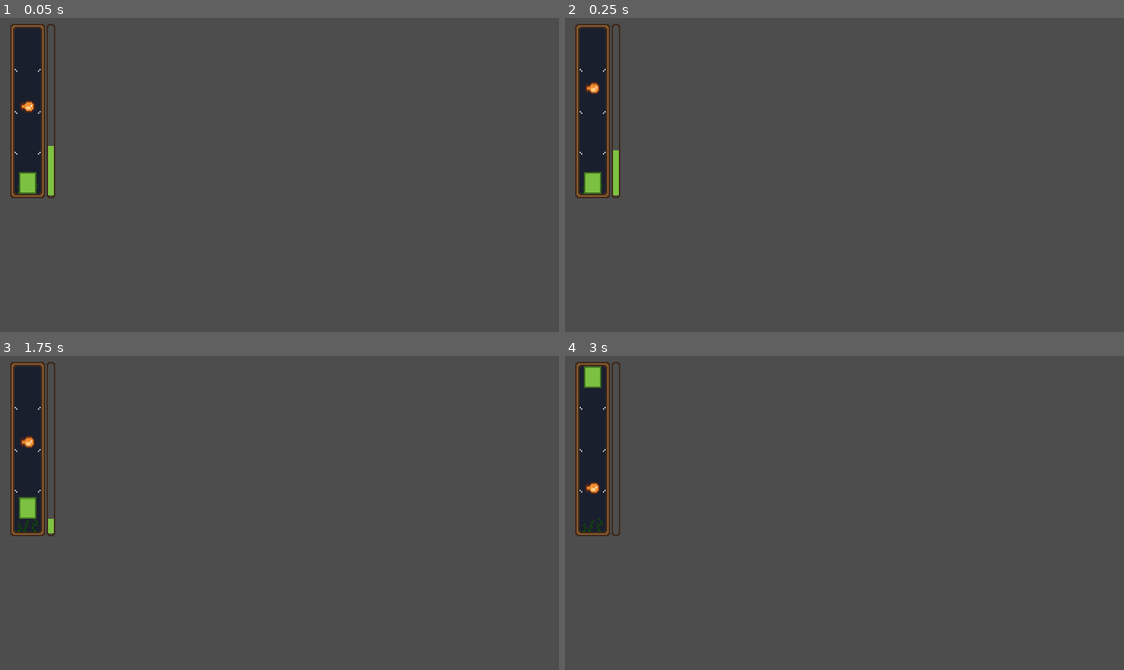
Above: before the commit, frames 1-4 (two rows, left to right).
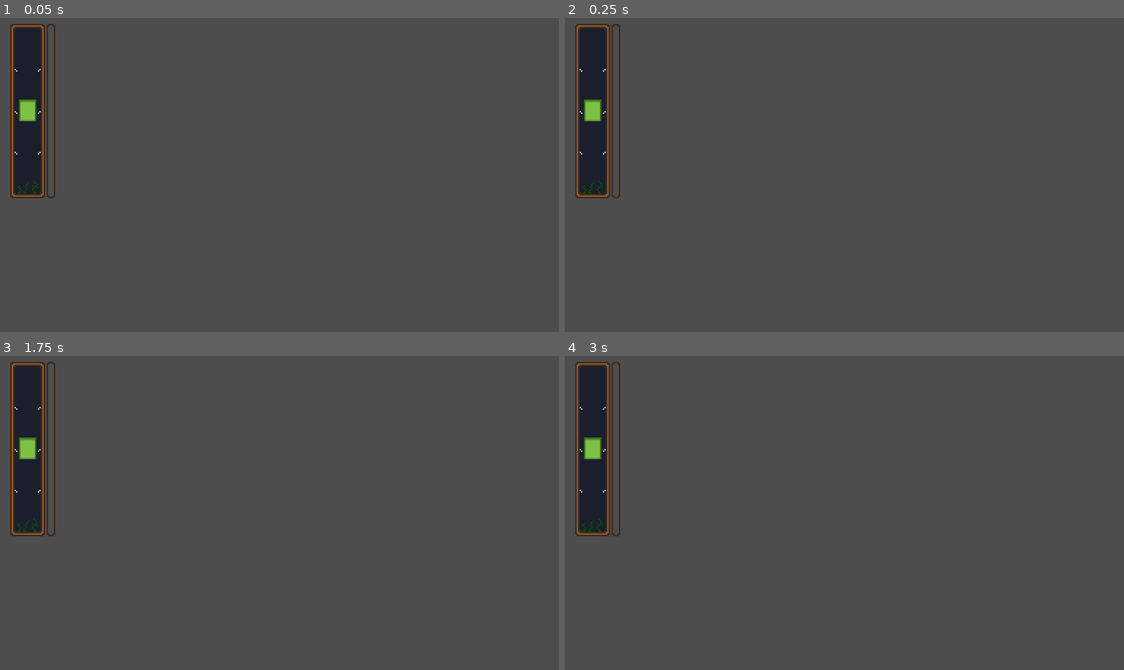
Above: after the commit, the same moments.

Repository: JuanPablo-29/Hoos-Fishing
Game: Godot game, scene res://scenes/FishingMinigame.tscn
Same seed, same stepped clock (60 frames per second), same inputs: the game is played once before the commit and once after it. This scene is started directly instead of the project's main scene.
Inputs (mouse positions are in pixels of both pictures, inside the frame that each line leads up to):
- Up to frame 1 (0.05 s): no input
- Up to frame 2 (0.25 s): no input
- Up to frame 3 (1.75 s): tap Enter (ui_accept) at 0.5, 1.52, 1.55 s; move the mouse to (402, 497) at 0.52 s; hold Right (move_right) 0.53-1.28 s; hold Enter (ui_accept) 0.53-1.28 s; click (402, 497) at 0.67 s; move the mouse to (167, 528) at 1.27 s; hold Down (move_down) from 1.28 s (still down); tap 1 (hotbar_0) at 1.35 s; click (167, 528) at 1.42 s
- Up to frame 4 (3 s): tap Enter (ui_accept) at 1.82 s; move the mouse to (900, 443) at 2.02 s; release Down (move_down) at 2.03 s; hold Right (move_right) 2.03-2.78 s; hold Enter (ui_accept) 2.03-2.78 s; tap 2 (hotbar_1) at 2.1 s; click (900, 443) at 2.17 s; move the mouse to (816, 575) at 2.77 s; hold Up (move_up) from 2.78 s (still down); tap 3 (hotbar_2) at 2.85 s; click (816, 575) at 2.92 s

The runs differ from the first frame. In frame 1, 0.6% of the frame differs, in the area x 3-10%, y 25-57%; in frame 2, 0.7%, in the area x 3-10%, y 20-57%; in frame 3, 0.5%; in frame 4, 0.5%.

Commit message:
Revert "Fishing minigame is functional"

Diff:
--- a/scenes/FishingMinigame.tscn
+++ b/scenes/FishingMinigame.tscn
@@ -1,14 +1,11 @@
 [gd_scene format=3 uid="uid://c6tgomewlik48"]
 
 [ext_resource type="Texture2D" uid="uid://c667s8yy1noap" path="res://assets/FishingBar/Fishing Bar.png" id="1_4gum4"]
-[ext_resource type="Script" uid="uid://ivh20ctdxqef" path="res://scripts/fishing_minigame.gd" id="1_duajh"]
 [ext_resource type="Texture2D" uid="uid://dpg03fakusm8x" path="res://assets/FishingBar/Green Block.png" id="2_74ar8"]
 [ext_resource type="Texture2D" uid="uid://bh02r50dwbwbj" path="res://assets/FishingBar/Progress Bar.png" id="3_duajh"]
-[ext_resource type="Texture2D" uid="uid://b5yhpl7se4g7d" path="res://assets/FishingBar/fish_sideways.png" id="4_74ar8"]
 
 [node name="FishingMinigame" type="Node2D" unique_id=2066441993]
 position = Vector2(19, 64)
-script = ExtResource("1_duajh")
 
 [node name="FishingFrame" type="Sprite2D" parent="." unique_id=1111889211]
 texture = ExtResource("1_4gum4")
@@ -19,6 +16,3 @@
 [node name="ProgressMeter" type="Sprite2D" parent="." unique_id=1602248457]
 position = Vector2(16, 0)
 texture = ExtResource("3_duajh")
-
-[node name="MovingFish" type="Sprite2D" parent="." unique_id=1156823450]
-texture = ExtResource("4_74ar8")
--- a/scenes/ShopKeeper.tscn
+++ b/scenes/ShopKeeper.tscn
@@ -1,6 +1,3 @@
-[gd_scene format=3 uid="uid://dojvxwmq2buxl"]
-
-[ext_resource type="Script" path="res://scripts/shop_keeper.gd" id="1_73s61"]
 [gd_scene format=3 uid="uid://dsr627scg5q3y"]
 
 [ext_resource type="Script" uid="uid://hx7503fk6avr" path="res://scripts/shop_keeper.gd" id="1_73s61"]
--- a/scenes/ShopUI.tscn
+++ b/scenes/ShopUI.tscn
@@ -1,4 +1,3 @@
-[gd_scene format=3 uid="uid://dnklr4j5vpdsk"]
 [gd_scene format=3 uid="uid://dcpkigr4inxgj"]
 
 [sub_resource type="StyleBoxEmpty" id="StyleBoxEmpty_qq7pr"]
--- a/scenes/WalletUI.tscn
+++ b/scenes/WalletUI.tscn
@@ -1,4 +1,3 @@
-[gd_scene format=3 uid="uid://b71qvrf85ucia"]
 [gd_scene format=3 uid="uid://cv42xyisv2ej"]
 
 [node name="WalletUi" type="Control" unique_id=522628951]
--- a/scripts/fishing_minigame.gd
+++ /dev/null
@@ -1,173 +0,0 @@
-extends Node2D
-## Attach to the root "FishingMinigame" node.
-## Expected children (Sprite2D): FishingFrame, CatchZone, ProgressMeter, MovingFish
-##
-## Hold left mouse / Space / Enter (or a "reel" action if you add one) to lift the catch zone.
-
-signal finished(success: bool)
-
-@export var auto_start := true            # handy for testing with F6; turn off when called from your game
-@export_range(0.0, 1.0) var difficulty := 0.5
-
-# --- Where the playable track is inside Fishing Bar.png (24x120 image) ---
-@export var track_inset_top := 3.0        # navy area starts 3px below the top of the sprite
-@export var track_height := 114.0         # navy area is 114px tall
-
-# --- Where the empty slot is inside Progress Bar.png (6x120 image) ---
-@export var meter_inset := Vector2(1, 2)
-@export var meter_size := Vector2(4, 116)
-@export var meter_color := Color(0.49, 0.76, 0.25)
-
-# --- Catch zone physics (tuned for a ~114px track) ---
-@export var gravity := 200.0
-@export var lift := 400.0
-@export var max_speed := 130.0
-@export var bounce_factor := 0.3
-
-# --- Catch progress ---
-@export var catch_gain := 0.25            # per second while the fish is in the zone
-@export var catch_loss := 0.12            # per second while it isn't
-@export var start_progress := 0.3
-
-@onready var frame: Sprite2D = $FishingFrame
-@onready var catch_zone: Sprite2D = $CatchZone
-@onready var meter: Sprite2D = $ProgressMeter
-@onready var fish: Sprite2D = $MovingFish
-
-var active := false
-var progress := 0.0
-
-# All of these are measured from the top of the track (0 = top, track_height = bottom)
-var zone_y := 0.0      # top edge of the catch zone
-var zone_vel := 0.0    # positive = moving down
-var fish_y := 0.0      # center of the fish
-var fish_target := 0.0
-var retarget_timer := 0.0
-
-var track_top := 0.0   # y position of the track top, in this node's local space
-var zone_h := 15.0
-var fish_h := 8.0
-var fish_speed := 60.0
-var fish_jump := 50.0
-var retarget_min := 0.4
-var retarget_max := 1.2
-
-
-func _ready() -> void:
-	if auto_start:
-		start(difficulty)
-
-
-## Call this when the player hooks a fish. difficulty: 0.0 (easy) to 1.0 (hard)
-func start(diff: float = 0.5) -> void:
-	fish_speed = lerpf(35.0, 90.0, diff)
-	fish_jump = lerpf(35.0, 75.0, diff)
-	retarget_max = lerpf(1.6, 0.7, diff)
-
-	zone_h = catch_zone.texture.get_height() * catch_zone.scale.y
-	fish_h = fish.texture.get_height() * fish.scale.y
-	track_top = _top_left(frame).y + track_inset_top
-
-	progress = start_progress
-	zone_y = track_height - zone_h
-	zone_vel = 0.0
-	fish_y = track_height * 0.5
-	fish_target = fish_y
-	retarget_timer = 0.0
-	active = true
-	_apply_positions()
-
-
-func _process(delta: float) -> void:
-	if not active:
-		return
-	_update_zone(delta)
-	_update_fish(delta)
-	_update_progress(delta)
-	_apply_positions()
-
-
-func _is_reeling() -> bool:
-	if InputMap.has_action("reel") and Input.is_action_pressed("reel"):
-		return true
-	return Input.is_mouse_button_pressed(MOUSE_BUTTON_LEFT) or Input.is_action_pressed("ui_accept")
-
-
-func _update_zone(delta: float) -> void:
-	if _is_reeling():
-		zone_vel -= lift * delta
-	else:
-		zone_vel += gravity * delta
-	zone_vel = clampf(zone_vel, -max_speed, max_speed)
-	zone_y += zone_vel * delta
-
-	if zone_y < 0.0:                       # ceiling: stop
-		zone_y = 0.0
-		zone_vel = 0.0
-	var max_y := track_height - zone_h
-	if zone_y > max_y:                     # floor: small bounce
-		zone_y = max_y
-		zone_vel = -zone_vel * bounce_factor if absf(zone_vel) > 30.0 else 0.0
-
-
-func _update_fish(delta: float) -> void:
-	retarget_timer -= delta
-	if retarget_timer <= 0.0:
-		retarget_timer = randf_range(retarget_min, retarget_max)
-		fish_target = clampf(
-			fish_y + randf_range(-fish_jump, fish_jump),
-			fish_h * 0.5,
-			track_height - fish_h * 0.5
-		)
-	fish_y = move_toward(fish_y, fish_target, fish_speed * delta)
-
-
-func _update_progress(delta: float) -> void:
-	# Count it as "in the zone" if the fish overlaps the zone at all
-	var fish_in_zone := (fish_y + fish_h * 0.5 >= zone_y) and (fish_y - fish_h * 0.5 <= zone_y + zone_h)
-	progress += (catch_gain if fish_in_zone else -catch_loss) * delta
-	progress = clampf(progress, 0.0, 1.0)
-
-	if progress >= 1.0:
-		_finish(true)
-	elif progress <= 0.0:
-		_finish(false)
-
-
-func _finish(success: bool) -> void:
-	active = false
-	print("Caught it!" if success else "It got away...")
-	finished.emit(success)
-
-
-func _apply_positions() -> void:
-	_set_center_y(catch_zone, track_top + zone_y + zone_h * 0.5)
-	_set_center_y(fish, track_top + fish_y)
-	queue_redraw()
-
-
-# Draws the progress fill. This node draws BEFORE its children, so the fill
-# shows through the transparent slot of the ProgressMeter sprite on top of it.
-func _draw() -> void:
-	if meter == null:
-		return
-	var slot := Rect2(_top_left(meter) + meter_inset, meter_size)
-	var fill_h := slot.size.y * progress
-	draw_rect(Rect2(slot.position.x, slot.end.y - fill_h, slot.size.x, fill_h), meter_color)
-
-
-# --- Helpers so this works whether or not the sprites have "Centered" on ---
-func _top_left(s: Sprite2D) -> Vector2:
-	var size := s.texture.get_size() * s.scale
-	var tl := s.position + s.offset * s.scale
-	if s.centered:
-		tl -= size * 0.5
-	return tl
-
-
-func _set_center_y(s: Sprite2D, center_y: float) -> void:
-	var half := s.texture.get_height() * s.scale.y * 0.5
-	var origin_to_center := s.offset.y * s.scale.y
-	if not s.centered:
-		origin_to_center += half
-	s.position.y = center_y - origin_to_center
Binary file removed: assets/FishingBar/fish_sideways.png
Not shown, removed: assets/FishingBar/fish_sideways.png.import
Not shown, removed: scripts/fishing_minigame.gd.uid
